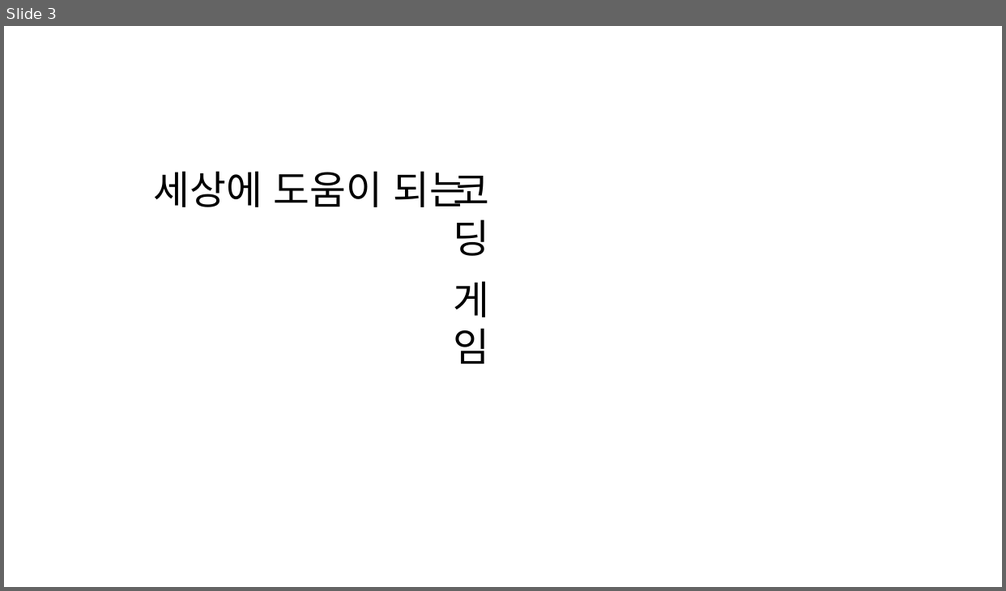
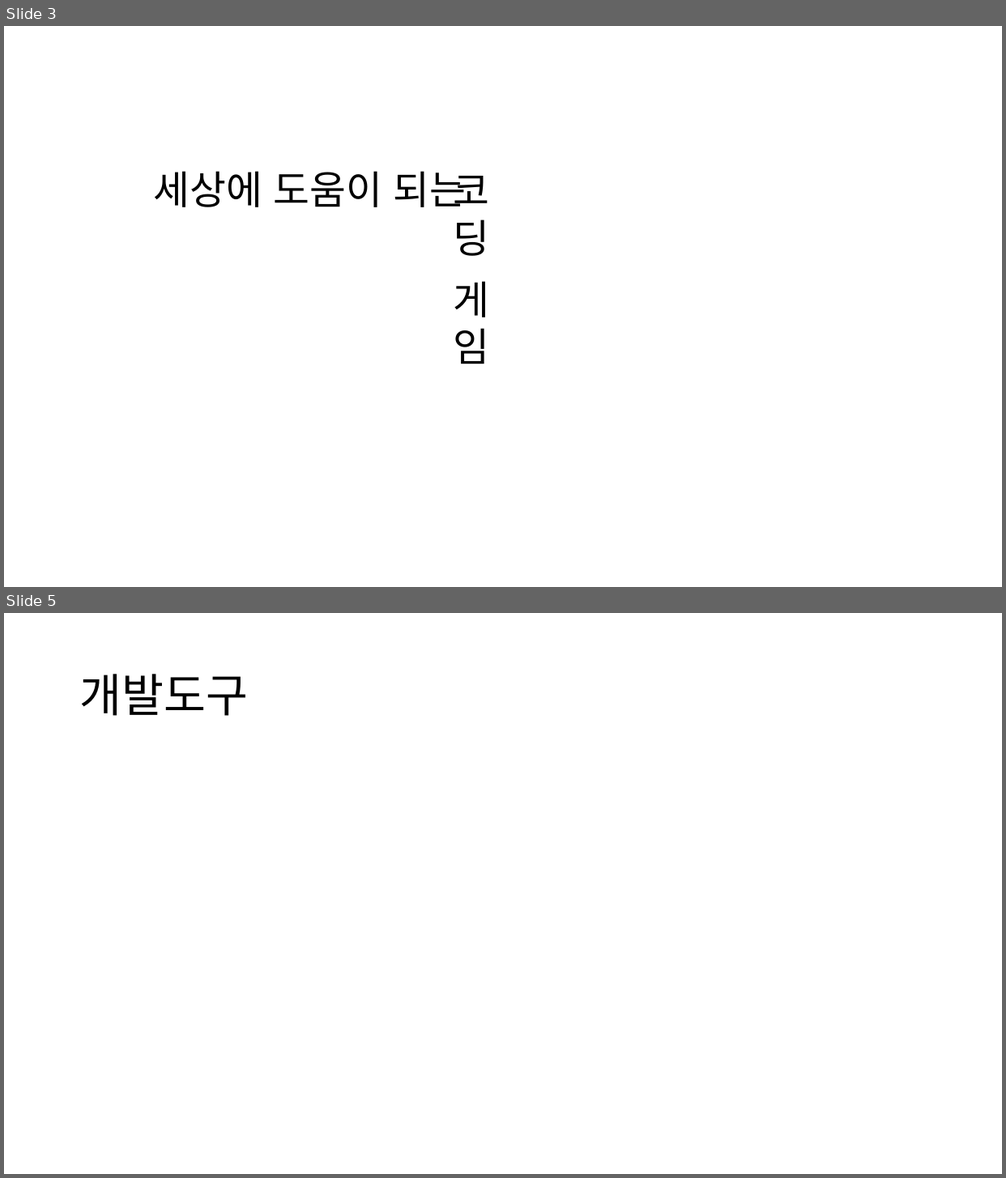
Before and after one commit to Sunghooni/Narsha, a slide deck: 기획/코드어드벤쳐 ppt.pptx. Shown one above the other, each under a label of ours: slide 3 before the commit, slides 3 and 5 after it; the slides between them are not shown. The pictures are 1006x591 and 1006x1178 pixels, drawn with LibreOffice and Linux fonts; fonts in the diff are those of the drawing. Boxes give left, top, right and bottom in pixels: in the first picture for what was removed or moved away, otherwise in the second. Text is boxed around its words. In the diff, an @@ line names an element or a change of style, - is before the commit and + after.

Commit message:
[UPDATE] PPT
[UPDATE] - PPT

```diff
--- a/기획/코드어드벤쳐 ppt.pptx
+++ b/기획/코드어드벤쳐 ppt.pptx
@@ slide 5 added at (4,613,1002,1174), background #FFFFFF @@
@@ title added at (80,674,249,716), 44 pt, text #000000 @@
+개발도구
```
Also in this commit, not shown: 1 slide changed, 1 other slide added.
